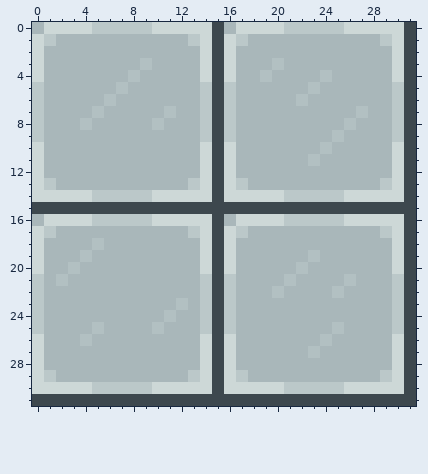
One commit to this pixel-art sprite: Resources/Textures/Tiles/freezer.png. The picture above was drawn from the file before the commit.
The file is 32x32 pixels.
After:
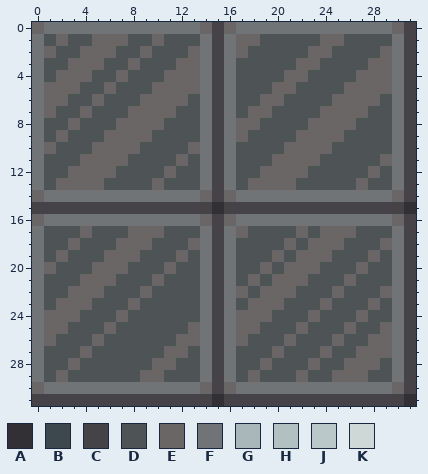
Palette (. is transparent): A #322f35  B #3d484e  C #464348  D #4e5356  E #696665  F #707477  G #a9b7ba  H #b2c0c2  J #bbc8c9  K #cdd8d7
The exact change:
Changed rows in their new state; - is an unchanged pixel.
first column x 0:
 0 EFFFFFFFFFFFFFECEFFFFFFFFFFFFFEC
 1 FDEDDEEEDDEDDDFCFEEDDDDDEEDDDDFC
 2 FEDDEEEDDEDDDEFCFEDDDDDEEDDDDEFC
 3 FDDEEEDDEDDDEEFCFDDDDDEEDDDDEEFC
 4 FDEEEDDEDDDEEEFCFDDDDEEDDDDEEEFC
 5 FEEEDDEDDDEEEEFCFDDDEEDDDDEEEEFC
 6 FEEDDEDDDEEEEDFCFDDEEDDDDEEEEDFC
 7 FEDDEDDDEEEEDDFCFDEEDDDDEEEEDDFC
 8 FDDEDDDEEEEDDDFCFEEDDDDEEEEDDDFC
 9 FDEDDDEEEEDDDDFCFEDDDDEEEEDDDDFC
10 FEDDDEEEEDDDDEFCFDDDDEEEEDDDDDFC
11 FDDDEEEEDDDDEDFCFDDDEEEEDDDDDEFC
12 FDDEEEEDDDDEDDFCFDDEEEEDDDDDEDFC
13 FDEEEEDDDDEDDDFCFDEEEEDDDDDEDDFC
14 EFFFFFFFFFFFFFECEFFFFFFFFFFFFFEC
15 CCCCCCCCCCCCCCCACCCCCCCCCCCCCCCA
16 EFFFFFFFFFFFFFECEFFFFFFFFFFFFFEC
17 FDDDEDDDEEEDDDFCFEDDDDEDEEEDDDFC
18 FDDEDDDEEEDDDEFCFDDDDEDEEEDDDEFC
19 FDEDDDEEEDDDEDFCFDDDEDEEEDDDEDFC
20 FEDDDEEEDDDEDDFCFDDEDEEEDDDEDDFC
21 FDDDEEEDDDEDDDFCFDEDEEEDDDEDDDFC
22 FDDEEEDDDEDDDDFCFEDEEEDDDEDDDEFC
23 FDEEEDDDEDDDDDFCFDEEEDDDEDDDEDFC
24 FEEEDDDEDDDDDDFCFEEEDDDEDDDEDDFC
25 FEEDDDEDDDDDDEFCFEEDDDEDDDEDDEFC
26 FEDDDEDDDDDDEEFCFEDDDEDDDEDDEEFC
27 FDDDEDDDDDDEEDFCFDDDEDDDEDDEEEFC
28 FDDEDDDDDDEEDDFCFDDEDDDEDDEEEDFC
29 FDEDDDDDDEEDDDFCFDEDDDEDDEEEDDFC
30 EFFFFFFFFFFFFFECEFFFFFFFFFFFFFEC
31 CCCCCCCCCCCCCCCACCCCCCCCCCCCCCCA
Boxes around the changes in both pictures, in picture pixels (x1, y1, x2, y2):
changed: (32, 22, 416, 406)
